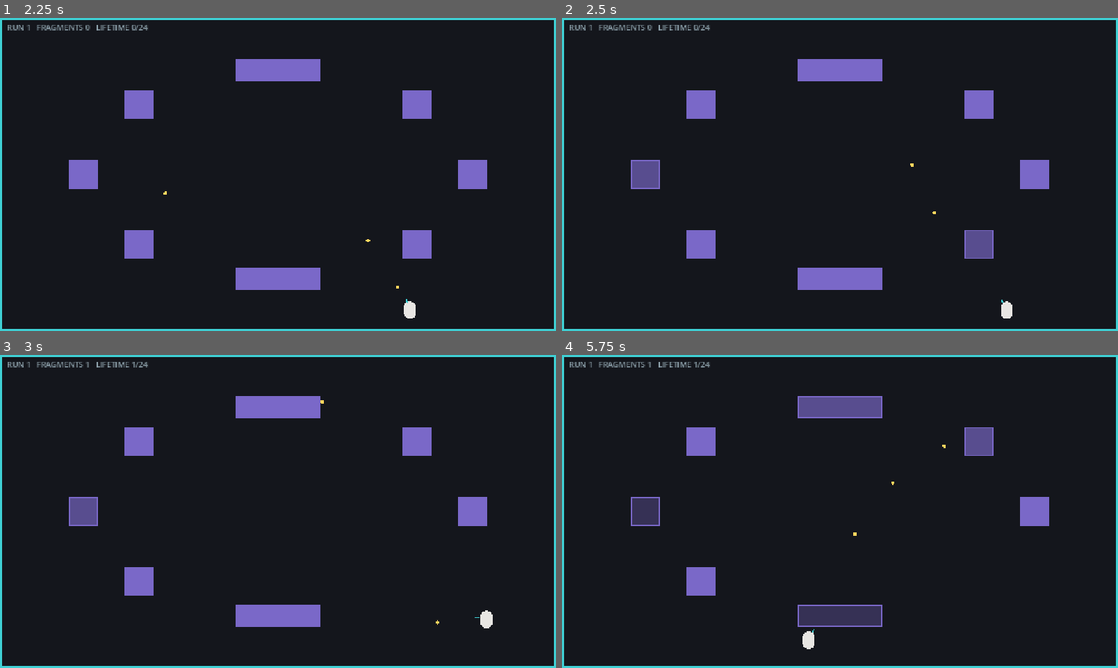
Above: before the commit, frames 1-4 (two rows, left to right).
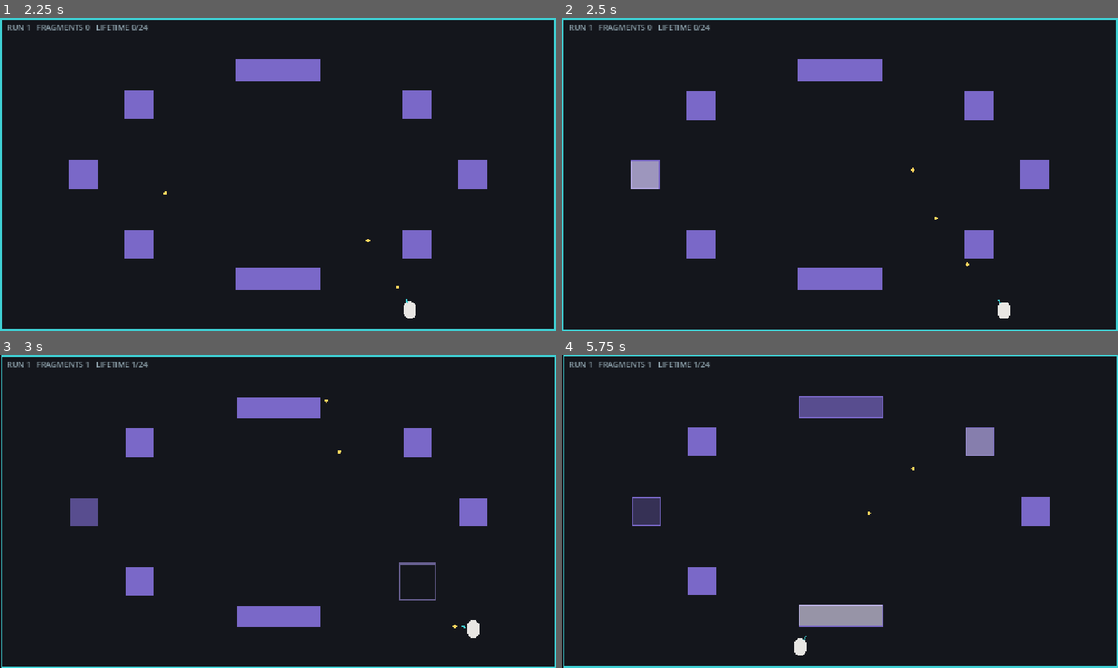
Above: after the commit, the same moments.

Repository: minghuig/echoes-of-tomorrow
Game: Godot game, scene res://view/main.tscn
Same seed, same stepped clock (60 frames per second), same inputs: the game is played once before the commit and once after it.
Inputs (mouse positions are in pixels of both pictures, inside the frame that each line leads up to):
- Up to frame 1 (2.25 s): tap Enter at 0.5 s; move the mouse to (400, 158) at 0.52 s; press the mouse at (400, 158) at 0.53 s; hold D (move_right) 0.53-1.28 s; move the mouse to (166, 190) at 1.27 s; release the mouse at (166, 190) at 1.28 s; hold S (move_down) 1.28-2.03 s; tap Space (dodge) at 1.35 s; click (166, 190) at 1.55 s; move the mouse to (333, 105) at 2.02 s; press the mouse at (333, 105) at 2.03 s; hold D (move_right) from 2.03 s (still down)
- Up to frame 2 (2.5 s): keep holding D (move_right)
- Up to frame 3 (3 s): move the mouse to (250, 574) at 2.77 s; release D (move_right) at 2.78 s; release the mouse at (250, 574) at 2.78 s; hold W (move_up) from 2.78 s (still down); click (250, 574) at 2.85 s
- Up to frame 4 (5.75 s): move the mouse to (1006, 558) at 3.52 s; release W (move_up) at 3.53 s; press the mouse at (1006, 558) at 3.53 s; hold A (move_left) 3.53-5.03 s; tap Space (dodge) at 3.6 s; move the mouse to (673, 464) at 4.27 s; release the mouse at (673, 464) at 4.28 s; click (673, 464) at 4.35 s; move the mouse to (867, 511) at 5.02 s; press the mouse at (867, 511) at 5.03 s; hold S (move_down) from 5.03 s (still down)

Frame 1 is identical in both runs. In frame 2, 1.4% of the frame differs, in the area x 0-100%, y 0-100%; in frame 3, 1.4%; in frame 4, 2.5%.

Commit message:
feat: M4 feel pass — hit-stop, screen shake, flashes, procedural SFX
Block hits and kills now land: brief hit-stop, decaying screen shake,
white damage flashes, expanding destruction pops, and square-wave SFX
synthesized at startup (view/sfx.gd — no audio assets, web export
stays tiny). Clearing the arena adds a bigger shake and a chime.

All juice dilates view time only: a hit-stop frame skips the whole
view tick (no command recorded, no sim step, ghost included), so
command logs stay 1:1 with sim ticks and ghost replays are unaffected.
Shake jitter uses a view-local RNG, never the sim's.

Co-Authored-By: Claude Fable 5 <noreply@anthropic.com>
Claude-Session: https://claude.ai/code/session_01ToS2k9xWwyQVcLVzaFd4L7

Diff:
--- a/view/main.gd
+++ b/view/main.gd
@@ -1,16 +1,20 @@
 extends Node2D
-## M3 view: owns a SimCore, translates raw input into one Command per physics
+## M4 view: owns a SimCore, translates raw input into one Command per physics
 ## tick, and draws the resulting SimState with flat shapes. Read-only — never
 ## writes sim fields. Also owns the run lifecycle (reset, seed selection,
 ## command-log recording), the persistent meta layer, the meta win state
-## (lifetime fragment target -> credits), and the ghost echo: a second
-## SimCore re-running the previous run's (seed, command_log) in lockstep
-## with live play — all outside the sim.
+## (lifetime fragment target -> credits), the ghost echo (a second SimCore
+## re-running the previous run's (seed, command_log) in lockstep with live
+## play), and the feel layer: hit-stop, screen shake, flashes, and SFX.
+## Juice dilates VIEW time only — a hit-stop frame skips the whole view tick
+## (no command recorded, no sim step), so command logs stay 1:1 with sim
+## ticks and replays are unaffected.
 
 const SimCoreScript := preload("res://sim/sim_core.gd")
 const SimStateScript := preload("res://sim/sim_state.gd")
 const SimCommand := preload("res://sim/command.gd")
 const RunMetaScript := preload("res://view/run_meta.gd")
+const SfxScript := preload("res://view/sfx.gd")
 
 ## A finished run, kept in memory as the data substrate for M3 ghost replay.
 ## No replay rendering yet — milestone discipline.
@@ -61,6 +65,19 @@
 const COLOR_HUD_TEXT := Color("8fa3ad")
 const COLOR_GHOST := Color(0.247, 0.816, 0.831, 0.35)
 const COLOR_GHOST_PROJECTILE := Color(0.247, 0.816, 0.831, 0.22)
+const COLOR_FLASH := Color(1.0, 1.0, 1.0, 0.55)
+const COLOR_POP := Color("b8a6ff")
+
+# Feel-pass tuning (view frames, not sim ticks — hit-stop frames skip the
+# view tick entirely, sim included, so logs stay aligned).
+const HITSTOP_HIT_FRAMES: int = 2
+const HITSTOP_DESTROY_FRAMES: int = 5
+const SHAKE_HIT: float = 2.5
+const SHAKE_DESTROY: float = 7.0
+const SHAKE_CLEAR: float = 12.0
+const SHAKE_DECAY: float = 0.85
+const FLASH_FRAMES: int = 8
+const POP_FRAMES: int = 14
 
 var _core: SimCoreScript
 var _meta: RunMetaScript
@@ -78,12 +95,38 @@
 var _ghost_log: Array[SimCommand] = []
 var _ghost_tick: int = 0
 
+# Feel layer. _fx_rng is view-local randomness (shake jitter) — it must
+# never be the sim's RNG.
+var _hitstop_frames: int = 0
+var _shake: float = 0.0
+var _shake_offset: Vector2 = Vector2.ZERO
+var _fx_rng := RandomNumberGenerator.new()
+var _flashes: Array[Dictionary] = []
+var _pops: Array[Dictionary] = []
+var _sfx_fire: AudioStreamPlayer
+var _sfx_hit: AudioStreamPlayer
+var _sfx_break: AudioStreamPlayer
+var _sfx_clear: AudioStreamPlayer
+
 
 func _ready() -> void:
 	_meta = RunMetaScript.new()
 	_meta.load_from_disk()
 	_win_fragment_target = _load_win_target()
+	_fx_rng.randomize()
+	_sfx_fire = _make_sfx_player(SfxScript.fire_blip(), -14.0)
+	_sfx_hit = _make_sfx_player(SfxScript.block_hit(), -10.0)
+	_sfx_break = _make_sfx_player(SfxScript.block_break(), -6.0)
+	_sfx_clear = _make_sfx_player(SfxScript.clear_chime(), -6.0)
 	_start_run()
+
+
+func _make_sfx_player(stream: AudioStreamWAV, volume_db: float) -> AudioStreamPlayer:
+	var player := AudioStreamPlayer.new()
+	player.stream = stream
+	player.volume_db = volume_db
+	add_child(player)
+	return player
 
 
 func _physics_process(_delta: float) -> void:
@@ -95,13 +138,25 @@
 		queue_redraw()
 		return
 
+	if _hitstop_frames > 0:
+		_hitstop_frames -= 1
+		_decay_fx()
+		queue_redraw()
+		return
+
 	if Input.is_action_just_pressed("reset"):
 		_end_run()
+
+	var pre_fire_cooldown := _core.state.fire_cooldown
+	var pre_blocks := _snapshot_blocks()
 
 	var cmd := _build_command()
 	_command_log.append(cmd)
 	_core.step(cmd)
 	_step_ghost()
+
+	_emit_feel_events(cmd.fire and pre_fire_cooldown == 0, pre_blocks)
+	_decay_fx()
 
 	if _core.state.blocks.is_empty():
 		_clear_ticks += 1
@@ -146,9 +201,79 @@
 	_run_seed = BASE_SEED + _meta.run_count
 	_command_log = []
 	_clear_ticks = 0
+	_hitstop_frames = 0
+	_shake = 0.0
+	_shake_offset = Vector2.ZERO
+	_flashes.clear()
+	_pops.clear()
 	_core = SimCoreScript.new()
 	_core.setup(_run_seed)
 	_spawn_ghost()
+
+
+## Compare block state across one sim step to spot hits and kills. Keyed by
+## position — blocks never move.
+func _snapshot_blocks() -> Dictionary:
+	var by_pos := {}
+	for b: SimStateScript.Block in _core.state.blocks:
+		by_pos[b.pos] = {"hp": b.hp, "size": b.size}
+	return by_pos
+
+
+## Turn this tick's sim delta into juice: hit-stop, shake, flashes, SFX.
+func _emit_feel_events(fired: bool, pre_blocks: Dictionary) -> void:
+	if fired:
+		_sfx_fire.play()
+
+	var now := {}
+	for b: SimStateScript.Block in _core.state.blocks:
+		now[b.pos] = b
+	var destroyed := 0
+	var damaged := 0
+	for pos: Vector2 in pre_blocks:
+		var prev: Dictionary = pre_blocks[pos]
+		var rect := Rect2(pos, prev["size"])
+		if not now.has(pos):
+			destroyed += 1
+			_pops.append({"rect": rect, "frames": POP_FRAMES})
+		elif (now[pos] as SimStateScript.Block).hp < int(prev["hp"]):
+			damaged += 1
+			_flashes.append({"rect": rect, "frames": FLASH_FRAMES})
+
+	if destroyed > 0:
+		_hitstop_frames = maxi(_hitstop_frames, HITSTOP_DESTROY_FRAMES)
+		_shake = maxf(_shake, SHAKE_DESTROY)
+		_sfx_break.play()
+	elif damaged > 0:
+		_hitstop_frames = maxi(_hitstop_frames, HITSTOP_HIT_FRAMES)
+		_shake = maxf(_shake, SHAKE_HIT)
+		_sfx_hit.play()
+
+	if destroyed > 0 and _core.state.blocks.is_empty():
+		_shake = maxf(_shake, SHAKE_CLEAR)
+		_sfx_clear.play()
+
+
+## Advance shake/flash/pop timers one view frame (runs during hit-stop too,
+## so the freeze still vibrates).
+func _decay_fx() -> void:
+	_shake *= SHAKE_DECAY
+	if _shake < 0.1:
+		_shake = 0.0
+		_shake_offset = Vector2.ZERO
+	else:
+		_shake_offset = Vector2(
+			_fx_rng.randf_range(-_shake, _shake),
+			_fx_rng.randf_range(-_shake, _shake))
+
+	for i in range(_flashes.size() - 1, -1, -1):
+		_flashes[i]["frames"] = int(_flashes[i]["frames"]) - 1
+		if int(_flashes[i]["frames"]) <= 0:
+			_flashes.remove_at(i)
+	for i in range(_pops.size() - 1, -1, -1):
+		_pops[i]["frames"] = int(_pops[i]["frames"]) - 1
+		if int(_pops[i]["frames"]) <= 0:
+			_pops.remove_at(i)
 
 
 ## Re-run the previous run verbatim as a translucent echo: a fresh SimCore
@@ -205,7 +330,9 @@
 		_draw_credits(arena)
 		return
 
+	# Background stays put; everything in the world shakes on top of it.
 	draw_rect(arena, COLOR_BG, true)
+	draw_set_transform(_shake_offset)
 	draw_rect(arena.grow(-2.0), COLOR_BORDER, false, 4.0)
 
 	for b: SimStateScript.Block in state.blocks:
@@ -213,6 +340,8 @@
 		draw_rect(Rect2(b.pos, b.size), COLOR_BLOCK.lerp(COLOR_BG, 1.0 - strength))
 		draw_rect(Rect2(b.pos, b.size), COLOR_BLOCK, false, 2.0)
 
+	_draw_fx()
+
 	if _ghost_active():
 		_draw_ghost()
 
@@ -220,10 +349,27 @@
 		draw_circle(p.pos, _core.projectile_radius, COLOR_PROJECTILE)
 
 	_draw_player(state)
+	draw_set_transform(Vector2.ZERO)
 	_draw_hud(state)
 
 	if state.blocks.is_empty():
 		_draw_clear_banner(state)
+
+
+## Damage flashes (white fill fading out) and destruction pops (an outline
+## expanding from the dead block's rect).
+func _draw_fx() -> void:
+	for flash: Dictionary in _flashes:
+		var t := float(flash["frames"]) / float(FLASH_FRAMES)
+		var color := COLOR_FLASH
+		color.a *= t
+		draw_rect(flash["rect"], color)
+	for pop: Dictionary in _pops:
+		var t := float(pop["frames"]) / float(POP_FRAMES)
+		var rect: Rect2 = pop["rect"]
+		var color := COLOR_POP
+		color.a = 0.8 * t
+		draw_rect(rect.grow((1.0 - t) * 26.0), color, false, 2.0 + 3.0 * t)
 
 
 ## The previous run's echo: its capsule, aim tick, and projectiles, all
--- /dev/null
+++ b/view/sfx.gd
@@ -0,0 +1,43 @@
+class_name Sfx
+extends RefCounted
+## Procedural sound effects: tiny square-wave PCM16 blips synthesized once at
+## startup. No audio assets in the repo, nothing for the web export to fetch.
+## Pure view-layer flavor — the sim never knows sound exists.
+
+const MIX_RATE: int = 22050
+
+
+static func fire_blip() -> AudioStreamWAV:
+	return _tone([880.0], 0.05)
+
+
+static func block_hit() -> AudioStreamWAV:
+	return _tone([440.0], 0.05)
+
+
+static func block_break() -> AudioStreamWAV:
+	return _tone([150.0], 0.2)
+
+
+static func clear_chime() -> AudioStreamWAV:
+	return _tone([660.0, 880.0, 1320.0], 0.45)
+
+
+## Square wave with exponential decay; multiple frequencies play as equal
+## sequential segments (a tiny arpeggio).
+static func _tone(freqs: Array, duration: float) -> AudioStreamWAV:
+	var frames := int(duration * MIX_RATE)
+	var segment := maxi(1, frames / freqs.size())
+	var data := PackedByteArray()
+	data.resize(frames * 2)
+	for i in frames:
+		var freq: float = freqs[mini(i / segment, freqs.size() - 1)]
+		var phase := fmod(float(i) * freq / MIX_RATE, 1.0)
+		var sample := 1.0 if phase < 0.5 else -1.0
+		var envelope := exp(-6.0 * float(i % segment) / float(segment))
+		data.encode_s16(i * 2, int(sample * envelope * 0.4 * 32767.0))
+	var wav := AudioStreamWAV.new()
+	wav.format = AudioStreamWAV.FORMAT_16_BITS
+	wav.mix_rate = MIX_RATE
+	wav.data = data
+	return wav
Not shown, changed: DECISIONS.md
Not shown, changed: README.md
